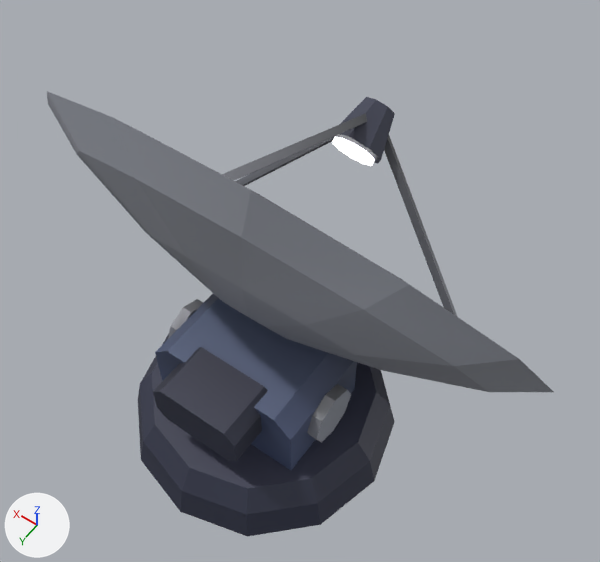
What one commit did to the glTF model public/models/sensors/sensor-dish.glb.
Camera for both pictures: a 50 mm camera at (-0.789, 0.927, 2.172) aimed at (-0.08, -0.065, 0.613). The lights are fixed; the arrows at lower left show +X, +Y and +Z. The older version comes first. Where no turn or scale is listed for an object, it has been applied to the vertices. Vertices at exactly the same position are counted once.

Before the edit, the objects in view are built like this:
```python
me_body = bpy.data.meshes.new('Body')
me_body.from_pydata(...)  # 36 vertices, 68 faces; spans x -0.382..0.382, y -0.382..0.382, z 0.0..0.16
me_body.materials.append(mat_paint_plating)
me_sweep_glow = bpy.data.meshes.new('Sweep_Glow')
me_sweep_glow.from_pydata(...)  # 20 vertices, 36 faces; spans x -0.06..0.06, y -0.4429..-0.3757, z 0.5113..0.6162
me_sweep_glow.materials.append(mat_paint_lighting)
me_sweep_mesh = bpy.data.meshes.new('Sweep_Mesh')
me_sweep_mesh.from_pydata(...)  # 208 vertices, 372 faces; spans x -0.7..0.7, y -0.545..0.273, z -0.172..1.011
me_sweep_mesh.materials.append(mat_paint_plating)
ob_body = bpy.data.objects.new('Body', me_body)
ob_body.location = (0.0, 0.0, 0.0)
ob_sweep_glow = bpy.data.objects.new('Sweep_Glow', me_sweep_glow)
ob_sweep_glow.location = (0.0, 0.0, 0.16)
ob_sweep_mesh = bpy.data.objects.new('Sweep_Mesh', me_sweep_mesh)
ob_sweep_mesh.location = (0.0, 0.0, 0.16)
```
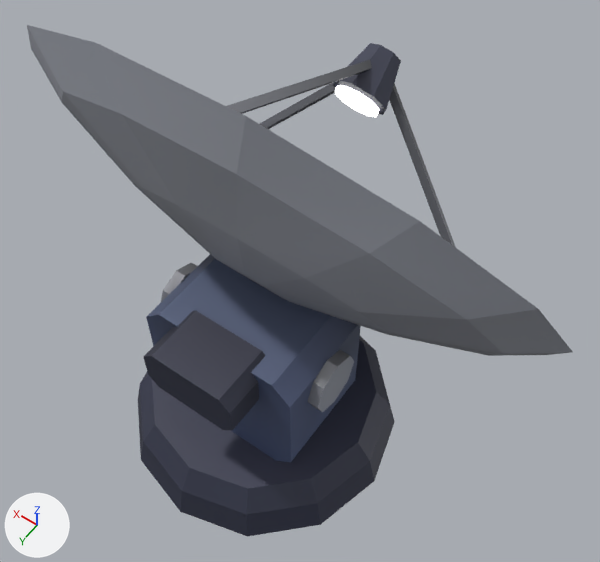
Location of each change, [x1, y1, x2, y2] in pixels of the pictures (600 x 562 px):
'Sweep_Mesh', moved: before [47, 91, 554, 470]; after [27, 25, 573, 462]
'Sweep_Glow', moved: before [333, 136, 375, 166]; after [335, 85, 380, 117]

Diff of the bpy script that builds the scene:
```diff
--- a/public/models/sensors/sensor-dish.glb.py
+++ b/public/models/sensors/sensor-dish.glb.py
@@ me_sweep_glow @@
 # used by ob_sweep_glow; location = (0.0, 0.0, 0.16)
-me_sweep_glow.from_pydata(...)  # 20 vertices, 36 faces; spans x -0.06..0.06, y -0.4429..-0.3757, z 0.5113..0.6162
+me_sweep_glow.from_pydata(...)  # 20 vertices, 36 faces; spans x -0.06..0.06, y -0.4429..-0.3757, z 0.6713..0.7762
+# me_sweep_glow part 1: the whole mesh is moved by (0.0, 0.0, 0.16)
 me_sweep_glow.materials.append(mat_paint_lighting)
@@ me_sweep_mesh @@
 # used by ob_sweep_mesh; location = (0.0, 0.0, 0.16)
-me_sweep_mesh.from_pydata(...)  # 208 vertices, 372 faces; spans x -0.7..0.7, y -0.545..0.273, z -0.172..1.011
+me_sweep_mesh.from_pydata(...)  # 208 vertices, 372 faces; spans x -0.7..0.7, y -0.545..0.273, z -0.012..1.171
+# me_sweep_mesh part 2: the whole mesh is moved by (0.0, 0.0, 0.16)
 me_sweep_mesh.materials.append(mat_paint_plating)
```
